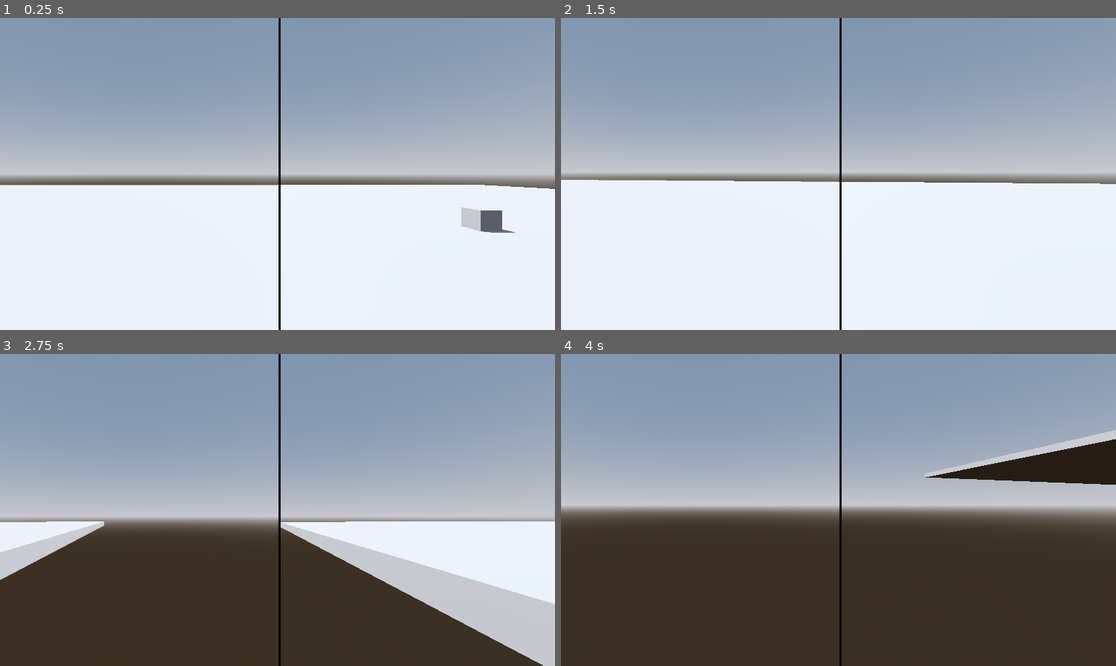
Above: before the commit, frames 1-4 (two rows, left to right).
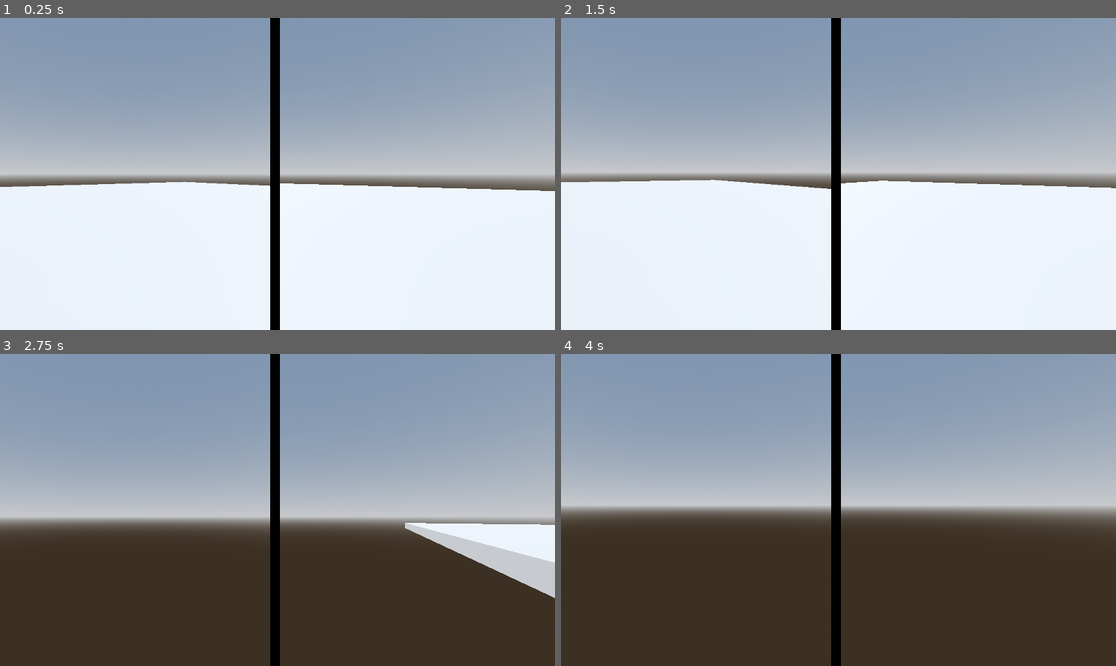
Above: after the commit, the same moments.

Repository: Sensei-whoop/Project-Daniel
Game: Godot game, scene res://Lvls/test_lvl.tscn
Same seed, same stepped clock (60 frames per second), same inputs: the game is played once before the commit and once after it.
Inputs (mouse positions are in pixels of both pictures, inside the frame that each line leads up to):
- Up to frame 1 (0.25 s): no input
- Up to frame 2 (1.5 s): tap Enter (ui_accept) at 0.5, 0.77 s; move the mouse to (866, 174) at 0.52 s; hold Up (ui_up) from 0.53 s (still down); move the mouse to (810, 174) at 1.27 s
- Up to frame 3 (2.75 s): keep holding Up (ui_up); tap Enter (ui_accept) at 1.52 s; move the mouse to (288, 503) at 2.02 s
- Up to frame 4 (4 s): keep holding Up (ui_up); move the mouse to (832, 516) at 2.77 s; tap Enter (ui_accept) at 3.02, 3.77 s; move the mouse to (877, 513) at 3.52 s

The runs differ from the first frame. In frame 1, 2.8% of the frame differs, in the area x 0-100%, y 0-100%; in frame 2, 2.2%; in frame 3, 14%; in frame 4, 4.9%.

Commit message:
fixed mouse inputs for any angle

Diff:
--- a/Entities/Player.tscn
+++ b/Entities/Player.tscn
@@ -20,7 +20,7 @@
 offset_bottom = 40.0
 
 [node name="Camera3D2" type="Camera3D" parent="."]
-transform = Transform3D(-4.37114e-08, 0, -1, 0, 1, 0, 1, 0, -4.37114e-08, 0, 0.5, 0)
+transform = Transform3D(1, 0, 0, 0, 1, 0, 0, 0, 1, 0, 0.5, 0)
 
 [node name="Camera3D" type="Camera3D" parent="."]
-transform = Transform3D(-4.37114e-08, 0, 1, 0, 1, 0, -1, 0, -4.37114e-08, 0, 0.5, 0)
+transform = Transform3D(1, 0, 0, 0, 1, 0, 0, 0, 1, 0, 0.5, 0)
--- a/Scripts/View_Split_Screen.gd
+++ b/Scripts/View_Split_Screen.gd
@@ -5,6 +5,8 @@
 @onready var bar = $"Central Bar/MeshInstance2D"
 @onready var Camera1: Camera3D = get_node("../Player/Camera3D")
 @onready var Camera2: Camera3D = get_node("../Player/Camera3D2")
+
+var bar_width = 20;
 
 # Called when the node enters the scene tree for the first time.
 func _ready() -> void:
@@ -23,9 +25,9 @@
 func _on_viewport_resize() -> void:
 	var screen_size = DisplayServer.window_get_size();
 
-	viewport1.size = Vector2(screen_size.x/2-1,screen_size.y)
-	bar.scale = Vector2(4, screen_size.y * 2)
-	viewport2.size = Vector2(screen_size.x/2-1,screen_size.y)
+	viewport1.size = Vector2((screen_size.x/2)-(bar_width/2),screen_size.y)
+	bar.scale = Vector2(bar_width, screen_size.y * 2)
+	viewport2.size = Vector2((screen_size.x/2)-(bar_width/2),screen_size.y)
 	print(screen_size)
 
 # Called every frame. 'delta' is the elapsed time since the previous frame.
--- a/Scripts/player_movement.gd
+++ b/Scripts/player_movement.gd
@@ -4,15 +4,25 @@
 const SPEED = 25.0
 const JUMP_VELOCITY = 4.5
 
+const camera_angle = 45;
 
 var mouse_rotation = Vector2(0,0)
 const mouse_sensitivity = 10
+
+var cam1vector
+var cam2vector
 
 func _input(event):
 	if event is InputEventMouseMotion:
 		mouse_rotation = event.relative * 2*PI/360
 
 	pass
+
+func _ready() -> void:
+	cam1vector = basis.rotated(Vector3.UP, camera_angle) * Vector3.RIGHT
+	cam2vector = basis.rotated(Vector3.UP, -camera_angle) * Vector3.RIGHT
+	$Camera3D.basis = $Camera3D.basis.rotated(Vector3.UP, camera_angle)
+	$Camera3D2.basis = $Camera3D2.basis.rotated(Vector3.UP, -camera_angle)
 
 func _physics_process(delta: float) -> void:
 	# Add the gravity.
@@ -35,9 +45,10 @@
 		velocity.z = move_toward(velocity.z, 0, SPEED)
 
 
+
 	transform.basis = transform.basis.rotated(Vector3.UP, -mouse_rotation.x * delta * mouse_sensitivity)
-	$Camera3D.basis = $Camera3D.basis.rotated(Vector3.FORWARD, -mouse_rotation.y * delta * mouse_sensitivity)
-	$Camera3D2.basis = $Camera3D2.basis.rotated(Vector3.FORWARD, mouse_rotation.y * delta * mouse_sensitivity)
+	$Camera3D.basis = $Camera3D.basis.rotated(cam1vector, -mouse_rotation.y * delta * mouse_sensitivity)
+	$Camera3D2.basis = $Camera3D2.basis.rotated(cam2vector, -mouse_rotation.y * delta * mouse_sensitivity)
 	mouse_rotation = Vector2.ZERO
 
 	move_and_slide()
